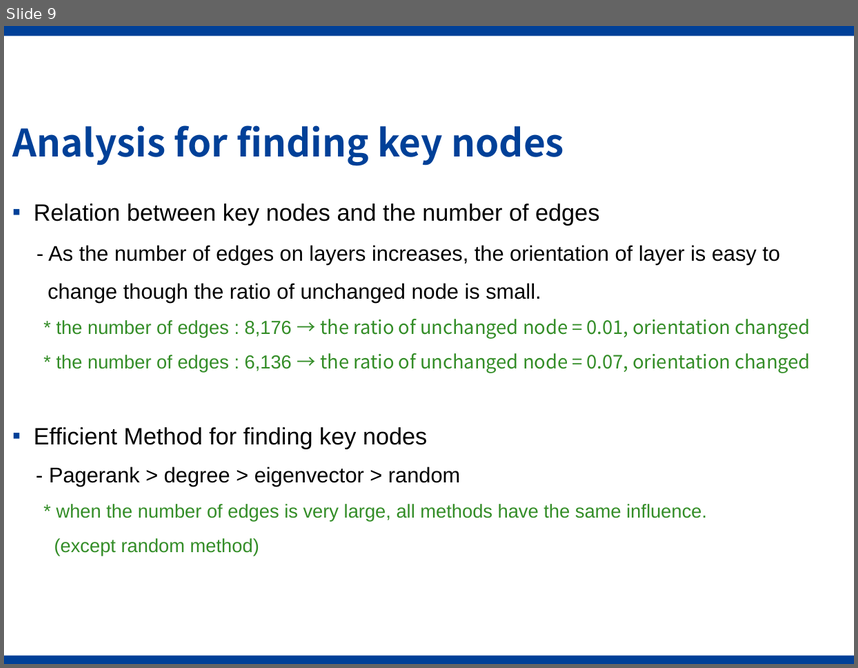
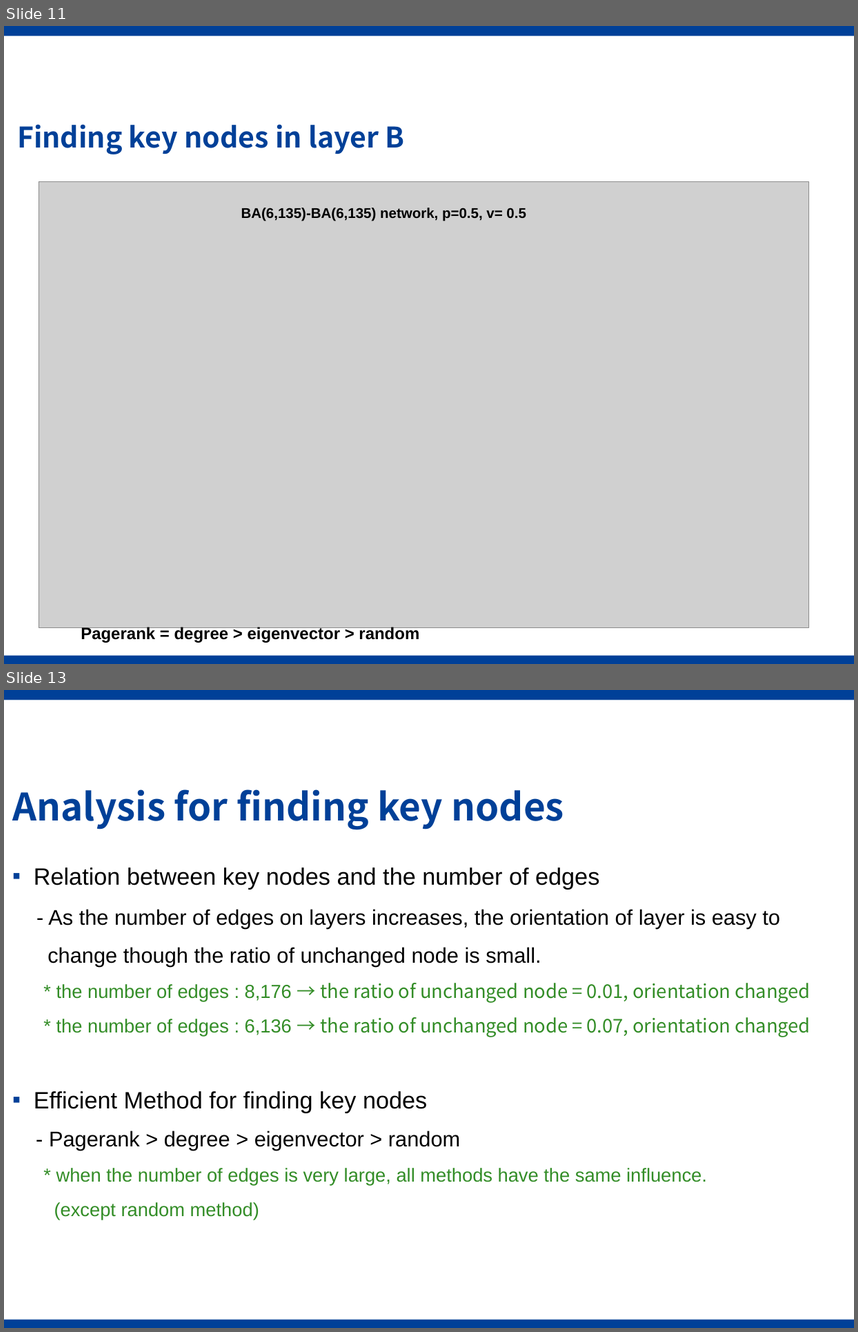
Before and after one commit to leighsix/thesisgit, a slide deck: progress12.pptx. Shown one above the other, each under a label of ours: slide 9 before the commit, slides 11 and 13 after it; the slides between them are not shown. The pictures are 858x668 and 858x1332 pixels, drawn with LibreOffice and Linux fonts; fonts in the diff are those of the drawing; grey boxes stand for pictures; background and template pictures are left out. Boxes give left, top, right and bottom in pixels: in the first picture for what was removed or moved away, otherwise in the second. Text is boxed around its words. In the diff, an @@ line names an element or a change of style, - is before the commit and + after.

```diff
--- a/progress12.pptx
+++ b/progress12.pptx
@@ slide 11 added at [4, 26, 854, 664], background #FFFFFF; not listed: 2 template elements that a slide beside it also shows @@
@@ title added at [17, 124, 405, 154], 24 pt, text #004098, bold @@
+Finding key nodes in layer B
@@ picture added at [39, 181, 809, 627] @@
@@ text added at [241, 207, 526, 221], 12 pt, text #000000, bold @@
+BA(6,135)-BA(6,135) network, p=0.5, v= 0.5
@@ text added at [81, 626, 419, 642], 14 pt, text #000000, bold @@
+Pagerank = degree > eigenvector > random
@@ what was slide 9 is now slide 13 @@
```
Also in this commit, not shown: 2 slides changed, 3 other slides added.
